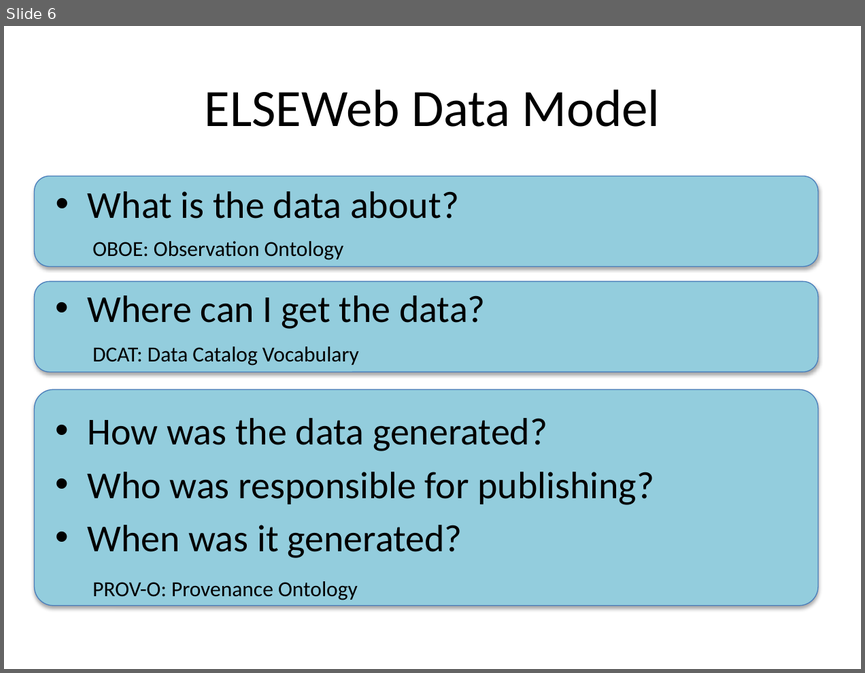
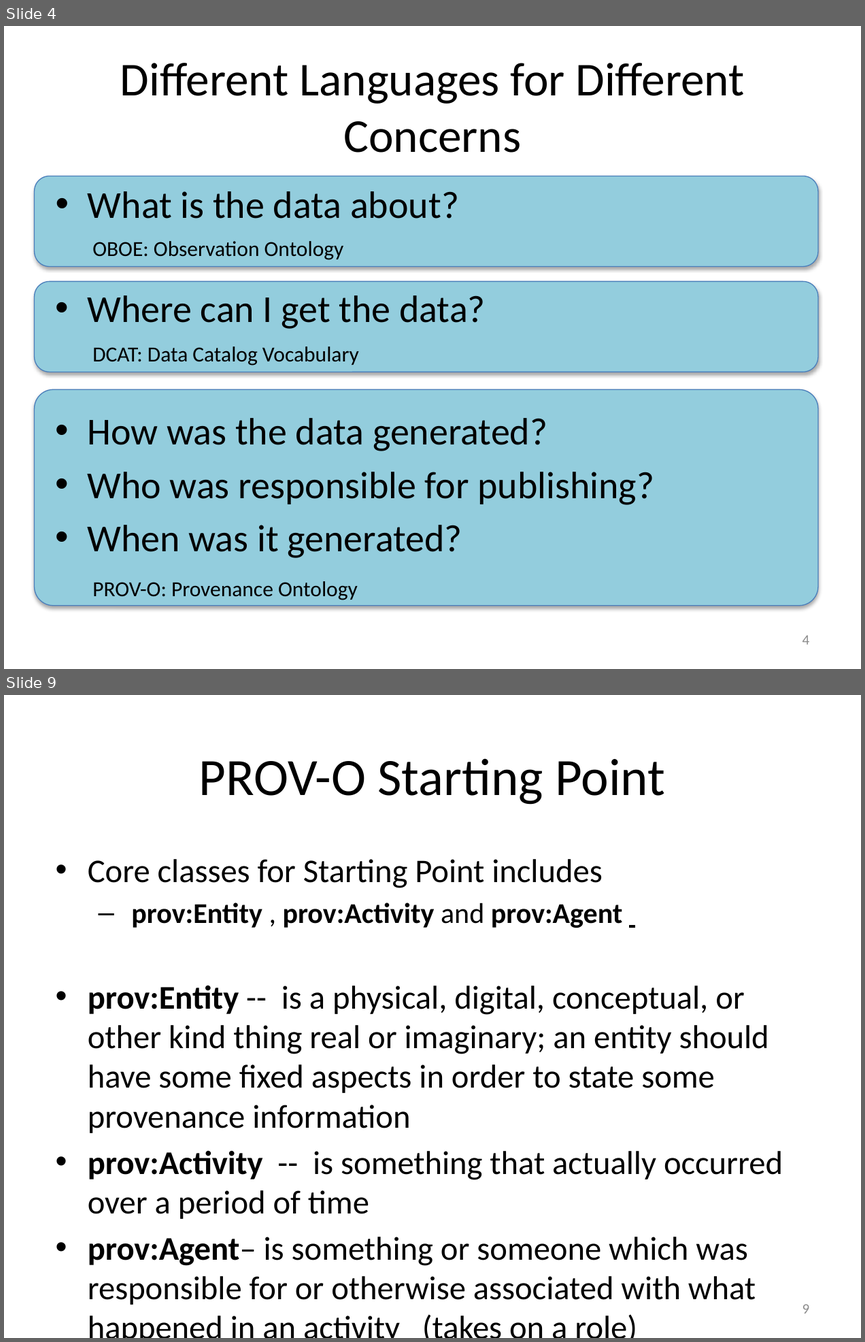
Before and after one commit to roomthily/ELSeWeb, a slide deck: documents/presentations/2013/ELSEweb-EDAC-PROV.pptx. Shown one above the other, each under a label of ours: slide 6 before the commit, slides 4 and 9 after it; the slides between them are not shown. The pictures are 865x673 and 865x1342 pixels, drawn with LibreOffice and Linux fonts; fonts in the diff are those of the drawing. Boxes give left, top, right and bottom in pixels: in the first picture for what was removed or moved away, otherwise in the second. Text is boxed around its words. In the diff, an @@ line names an element or a change of style, - is before the commit and + after.

```diff
--- a/documents/presentations/2013/ELSEweb-EDAC-PROV.pptx
+++ b/documents/presentations/2013/ELSEweb-EDAC-PROV.pptx
@@ slide 9 added at (4,695,861,1338), background #FFFFFF @@
@@ title added at (199,758,665,804), 44 pt, text #000000 @@
+PROV-O Starting Point
@@ text added at (88,859,783,1304), 27.8 pt, text #000000 @@
+• Core classes for Starting Point includes
+  – prov:Entity , prov:Activity and prov:Agent
+• prov:Entity -- is a physical, digital, conceptual, or other kind thing real or imaginary; an entity should have some fixed aspects in order to state some provenance information
+• prov:Activity -- is something that actually occurred over a period of time
+• prov:Agent– is something or someone which was responsible for or otherwise associated with what happened in an activity (takes on a role)
@@ page number added at (802,1304,810,1313), 12 pt, text #8C8C8C @@
+9
@@ what was slide 6 is now slide 4 @@
@@ slide 4 changed as well @@
@@ title at (120,63,744,152): text changed; size 44 to 39.6 pt @@
-ELSEWeb Data Model
+Different Languages for Different Concerns
@@ page number added at (802,635,810,644), 12 pt, text #8C8C8C @@
+4
```
Also in this commit, not shown: 5 other slides changed, 13 other slides added, 1 slide removed, 7 other files.
